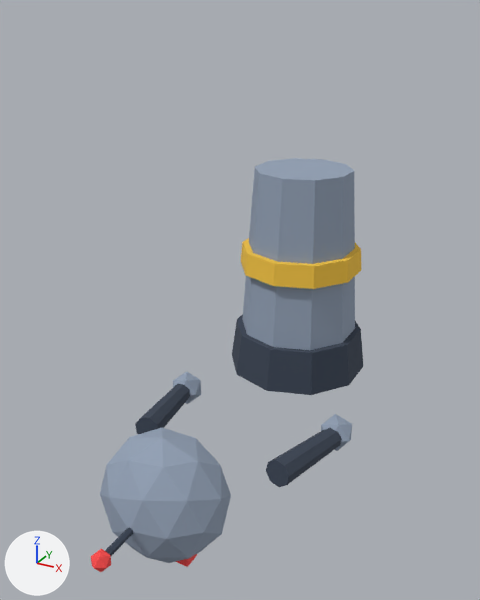
An edit to the FBX model Assets/Trickshot/Resources/Models/robot_basic.fbx, drawn before and after from the same camera.
Before and after are seen from a 50 mm lens placed at (1.27, -2.95, 1.76), pointed at (0.03, -0.68, 0.63). Every picture has the same lights, and +X, +Y and +Z are marked at lower left. The first picture is the older version.

Before the edit, the objects in view are built like this:
```python
ob_arml = bpy.data.objects.new('ArmL', me_arml)
ob_arml.parent = ob_body
ob_arml.location = (0.33, 0.0, 0.92)
ob_arml.rotation_euler = (1.571, 0.0, 0.0)  # degrees (90, 0, 0)
ob_armr = bpy.data.objects.new('ArmR', me_armr)
ob_armr.parent = ob_body
ob_armr.location = (-0.33, 0.0, 0.92)
ob_armr.rotation_euler = (1.571, 0.0, 0.0)  # degrees (90, 0, 0)
ob_body = bpy.data.objects.new('Body', me_body)
ob_body.parent = ob_robot
ob_body.location = (0.0, 0.0, 0.0)
ob_head = bpy.data.objects.new('Head', me_head)
ob_head.parent = ob_body
ob_head.location = (0.0, 0.0, 1.05)
ob_head.rotation_euler = (1.571, 0.0, 0.0)  # degrees (90, 0, 0)
```
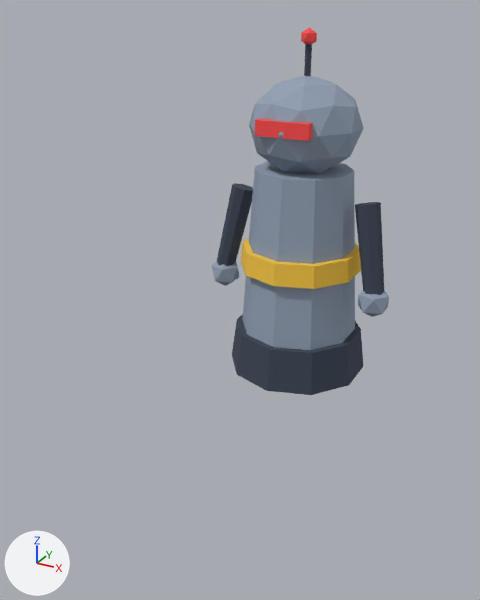
Diff of the bpy script that builds the scene:
```diff
--- a/Assets/Trickshot/Resources/Models/robot_basic.fbx.py
+++ b/Assets/Trickshot/Resources/Models/robot_basic.fbx.py
@@ ob_armr @@
 ob_armr.parent = ob_body
-ob_armr.location = (-0.33, 0.0, 0.92)
-ob_armr.rotation_euler = (1.571, 0.0, 0.0)  # degrees (90, 0, 0)
+ob_armr.location = (-0.33, 0.92, 0.0)
@@ ob_arml @@
 ob_arml.parent = ob_body
-ob_arml.location = (0.33, 0.0, 0.92)
-ob_arml.rotation_euler = (1.571, 0.0, 0.0)  # degrees (90, 0, 0)
+ob_arml.location = (0.33, 0.92, 0.0)
@@ ob_head @@
 ob_head.parent = ob_body
-ob_head.location = (0.0, 0.0, 1.05)
-ob_head.rotation_euler = (1.571, 0.0, 0.0)  # degrees (90, 0, 0)
+ob_head.location = (0.0, 1.05, 0.0)
```

Location of each change, [x1, y1, x2, y2] in pixels of the pictures (480 x 600 px):
'Head', moved, turned: before [91, 428, 231, 572]; after [249, 27, 364, 174]
'ArmL', moved, turned: before [266, 414, 352, 487]; after [355, 202, 389, 317]
'ArmR', moved, turned: before [135, 372, 201, 434]; after [211, 183, 253, 286]
